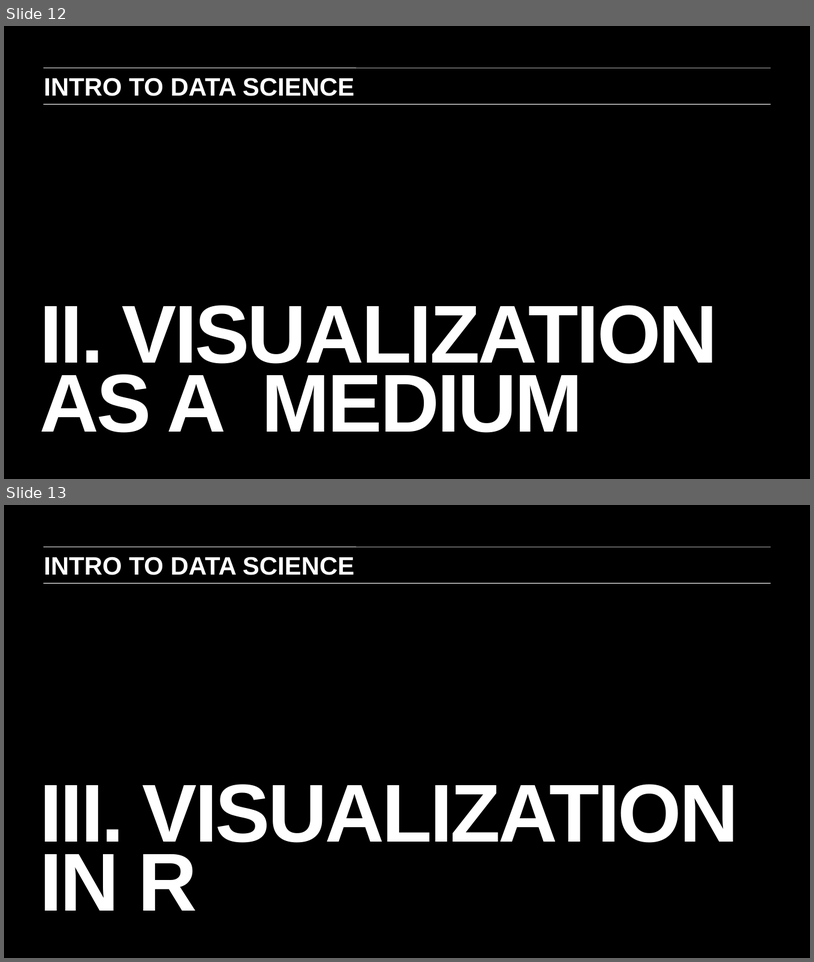
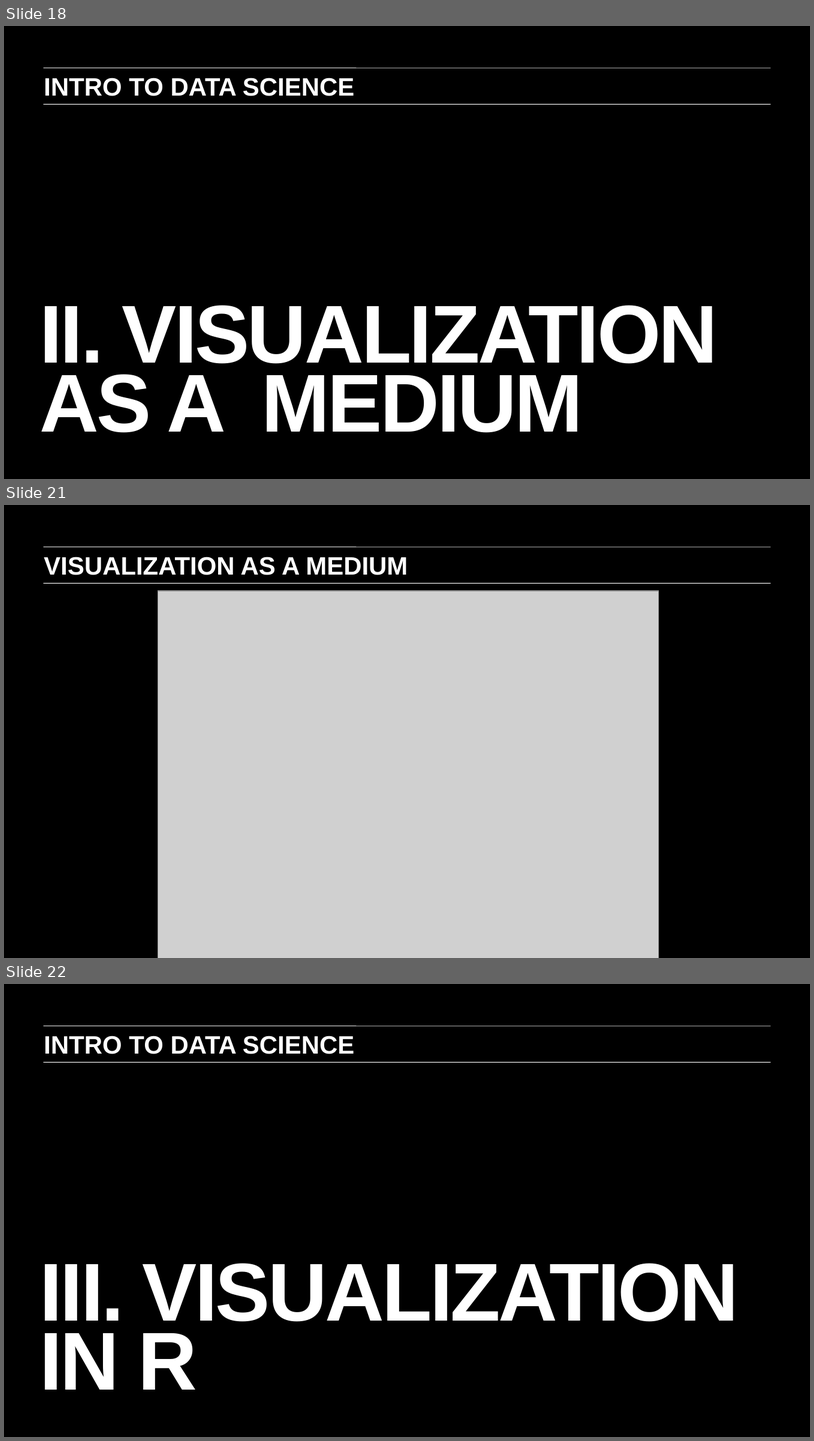
Before and after one commit to ajschumacher/gadsdc, a slide deck: 03-R_viz/slides.pptx. Shown one above the other, each under a label of ours: slides 12 and 13 before the commit, slides 18, 21 and 22 after it; the slides between them are not shown. The pictures are 814x962 and 814x1441 pixels, drawn with LibreOffice and Linux fonts; fonts in the diff are those of the drawing; grey boxes stand for pictures. Boxes give left, top, right and bottom in pixels: in the first picture for what was removed or moved away, otherwise in the second. Text is boxed around its words. In the diff, an @@ line names an element or a change of style, - is before the commit and + after.

```diff
--- a/03-R_viz/slides.pptx
+++ b/03-R_viz/slides.pptx
@@ slide 21 added at (4, 505, 810, 958), background #000000; not listed: 2 template elements that a slide beside it also shows @@
@@ text added at (44, 557, 408, 575), 23 pt, text #FFFFFF, bold @@
+VISUALIZATION AS A MEDIUM
@@ picture added at (158, 591, 659, 958) @@
@@ what was slide 12 is now slide 18 @@
@@ what was slide 13 is now slide 22 @@
```
Also in this commit, not shown: 8 other slides added, 1 other file.
